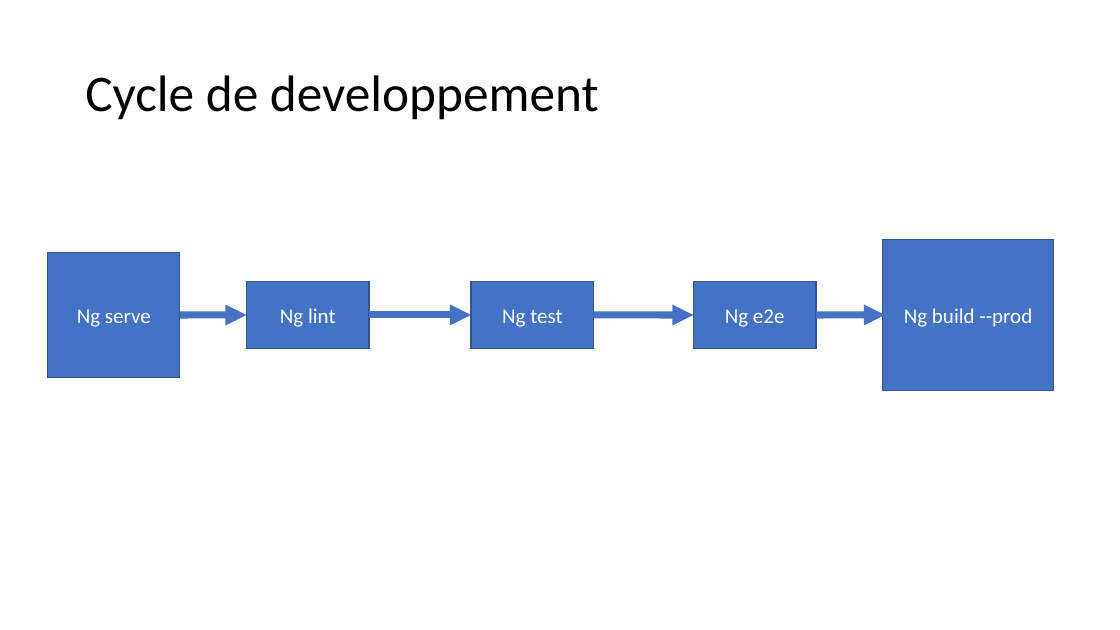
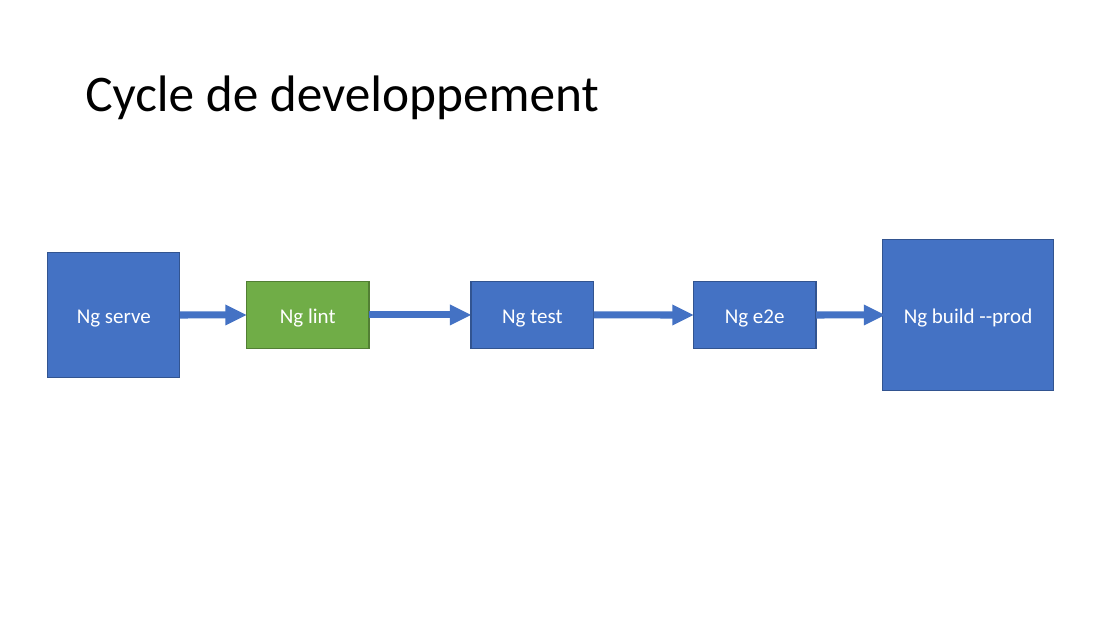
Before and after one commit to jlg-formation/fancv1-mars-21, a slide deck: slide 13 of notes.pptx. Drawn at 1120x630 pixels with LibreOffice and Linux fonts; fonts in the diff are those of the drawing. Boxes give left, top, right and bottom in pixels: in the first picture for what was removed or moved away, otherwise in the second. Text is boxed around its words. In the diff, an @@ line names an element or a change of style, - is before the commit and + after.

```diff
--- a/notes.pptx
+++ b/notes.pptx
@@ rectangle "Ng lint" at box(246, 282, 369, 349): fill #4472C4 to #70AD47; outline #325491 1 pt to #538035 1 pt @@
```
Also in this commit, not shown: 1 other slide changed, 9 slides added.
